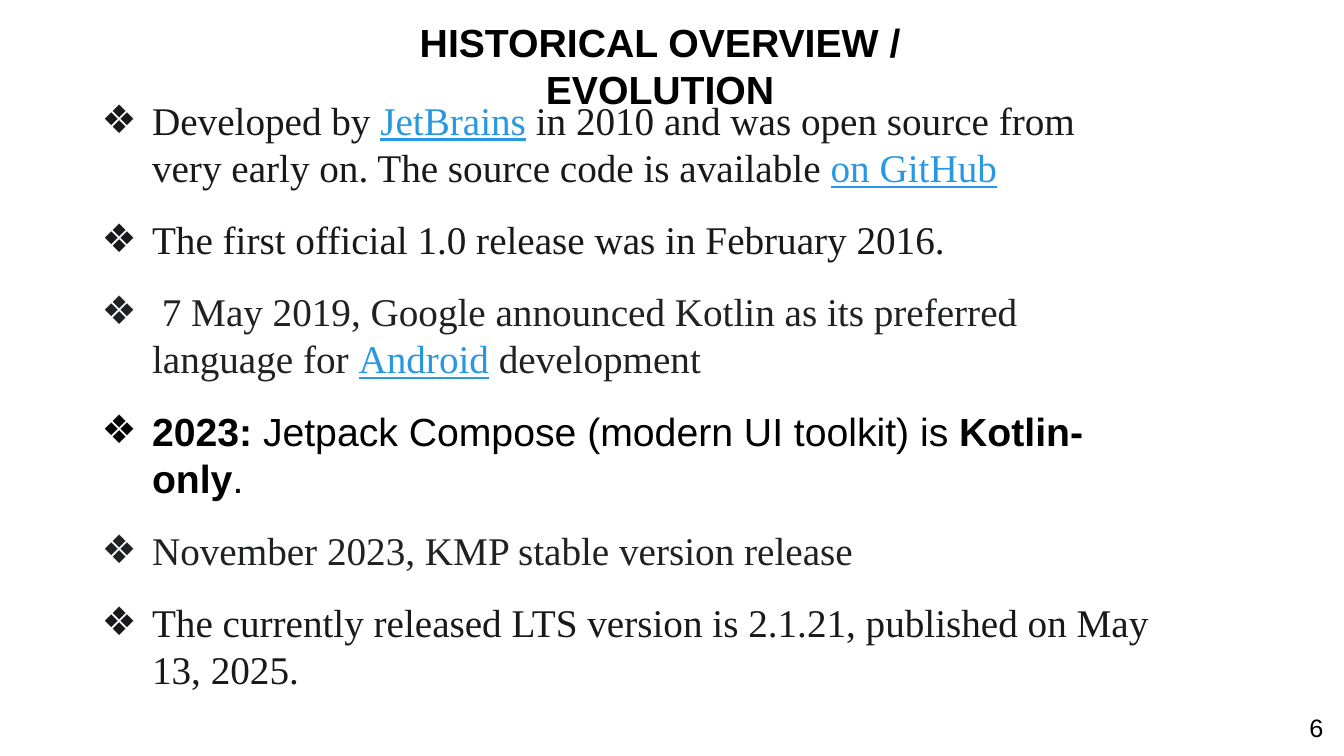
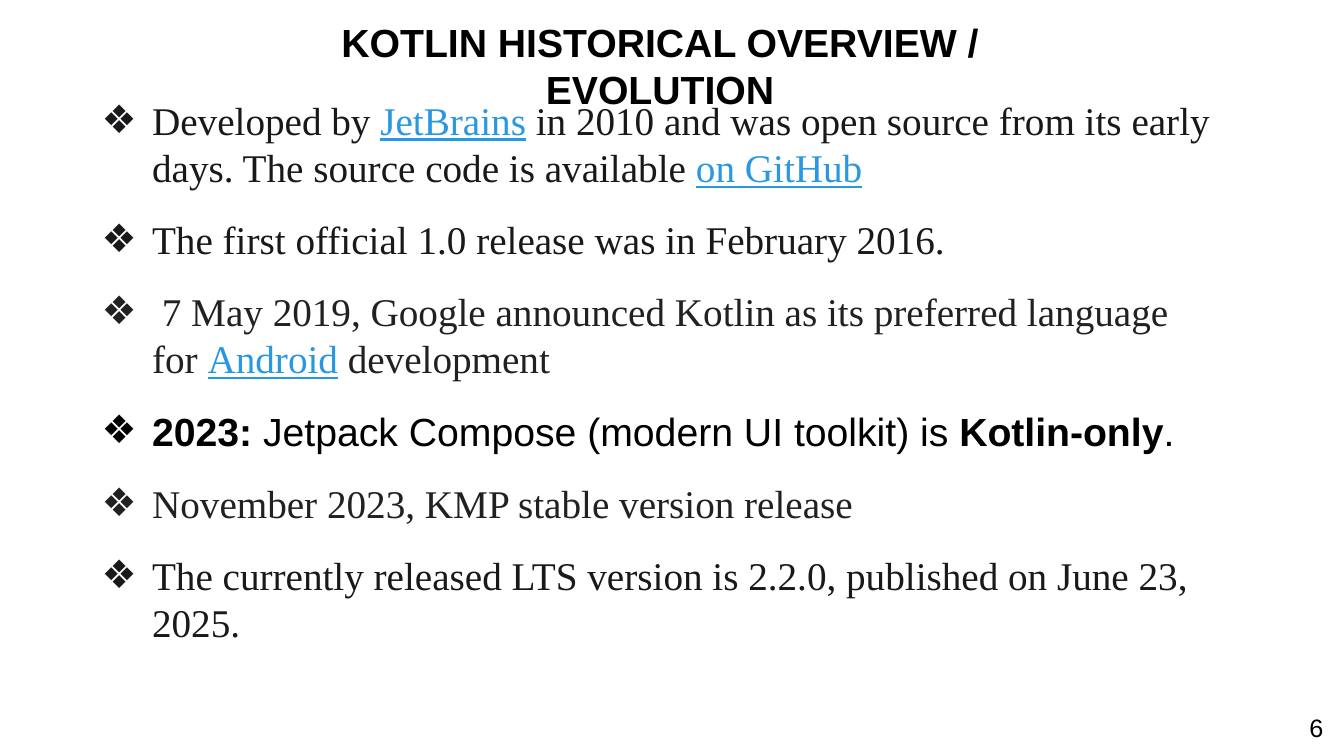
Before and after one commit to Egovictorc/dit, a slide deck: slide 6 of SUM_2025/Advanced_Programming/Kotlin_Java_Replacement_in_Android.pptx. Drawn at 1344x756 pixels with LibreOffice and Linux fonts; fonts in the diff are those of the drawing; background and template pictures are left out. Boxes give left, top, right and bottom in pixels: in the first picture for what was removed or moved away, otherwise in the second. Text is boxed around its words. In the diff, an @@ line names an element or a change of style, - is before the commit and + after.

```diff
--- a/SUM_2025/Advanced_Programming/Kotlin_Java_Replacement_in_Android.pptx
+++ b/SUM_2025/Advanced_Programming/Kotlin_Java_Replacement_in_Android.pptx
@@ text at (x1=341, y1=29, x2=957, y2=112): text changed @@
-HISTORICAL OVERVIEW / EVOLUTION
+KOTLIN HISTORICAL OVERVIEW / EVOLUTION
@@ text at (x1=152, y1=104, x2=1210, y2=189): text changed @@
-❖ Developed by JetBrains in 2010 and was open source from very early on. The source code is available on GitHub
+❖ Developed by JetBrains in 2010 and was open source from its early days. The source code is available on GitHub
@@ text at (x1=152, y1=562, x2=1188, y2=638): text changed @@
-❖ The currently released LTS version is 2.1.21, published on May 13, 2025.
+❖ The currently released LTS version is 2.2.0, published on June 23, 2025.
```
Also in this commit, not shown: 4 other slides changed, 4 slides added, 1 slide removed, 9 other files.
